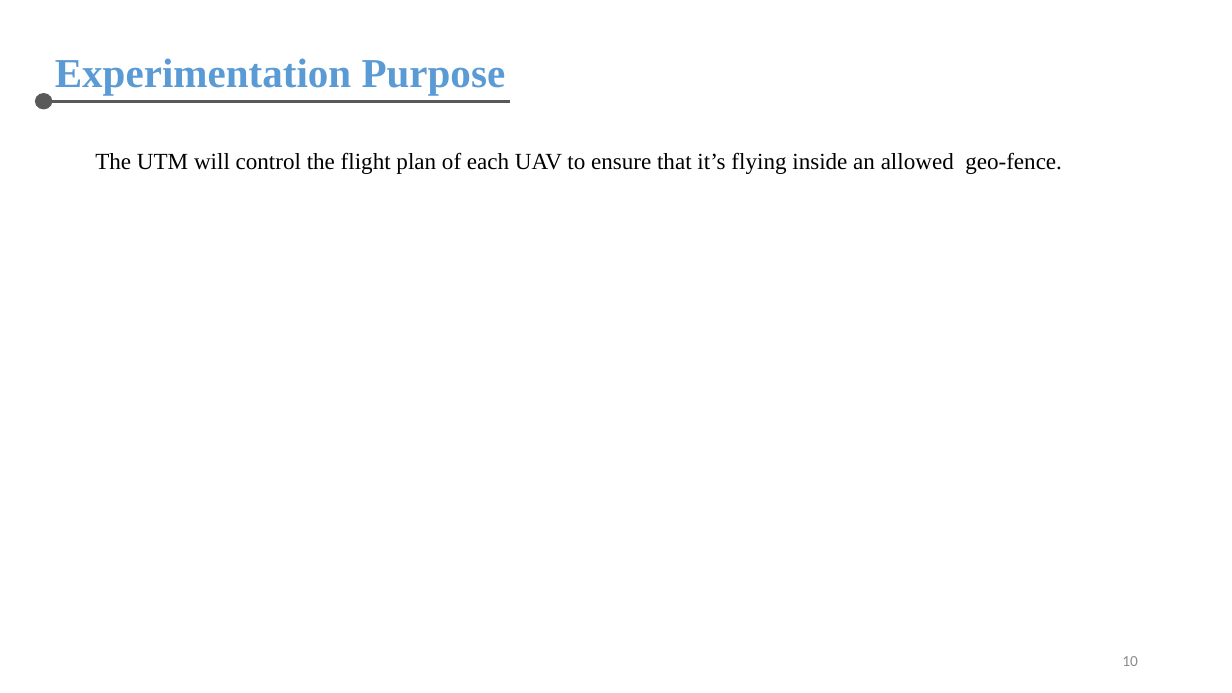
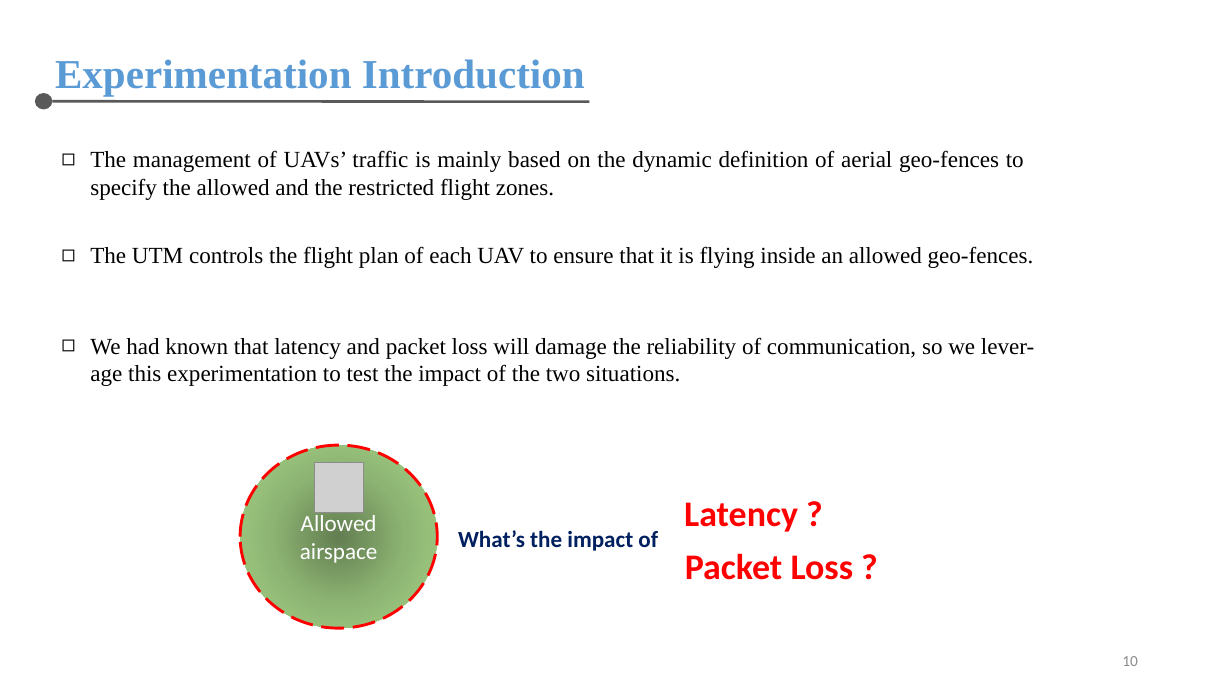
Before and after one commit to chris-nthu/communication, a slide deck: slide 10 of wireless_network/PaperReading/Report.pptx. Drawn at 1232x693 pixels with LibreOffice and Linux fonts; fonts in the diff are those of the drawing; grey boxes stand for pictures. Boxes give left, top, right and bottom in pixels: in the first picture for what was removed or moved away, otherwise in the second. Text is boxed around its words. In the diff, an @@ line names an element or a change of style, - is before the commit and + after.

```diff
--- a/wireless_network/PaperReading/Report.pptx
+++ b/wireless_network/PaperReading/Report.pptx
@@ text at <box>55,59,585,96</box>: text changed @@
-Experimentation Purpose
+Experimentation Introduction
@@ line moved from (53, 102) - (510, 102) to (53, 102) - (590, 102) @@
@@ text added at <box>90,150,1024,200</box>, 18 pt, text #000000 @@
+◻ The management of UAVs’ traffic is mainly based on the dynamic definition of aerial geo-fences to specify the allowed and the restricted flight zones.
@@ text at <box>90,246,1034,268</box>: text changed @@
-The UTM will control the flight plan of each UAV to ensure that it’s flying inside an allowed geo-fence.
+◻ The UTM controls the flight plan of each UAV to ensure that it is flying inside an allowed geo-fences.
@@ text added at <box>90,337,1034,386</box>, 18 pt, text #000000 @@
+◻ We had known that latency and packet loss will damage the reliability of communication, so we lever-
+age this experimentation to test the impact of the two situations.
@@ ellipse added at <box>240,445,437,628</box>, fill gradient #637F51 to #8DB473 to #A8D689, outline #FF0000 2.25 pt dashed, 18 pt, text #FFFFFF @@
+Allowed airspace
@@ picture added at <box>314,463,363,512</box> @@
@@ text added at <box>684,502,798,532</box>, 28 pt, text #FF0000, bold @@
+Latency ?
@@ text added at <box>458,530,658,551</box>, 18 pt, text #002060, bold @@
+What’s the impact of
@@ text added at <box>685,553,854,580</box>, 28 pt, text #FF0000, bold @@
+Packet Loss ?
```
Also in this commit, not shown: 4 other slides changed, 2 other files.
